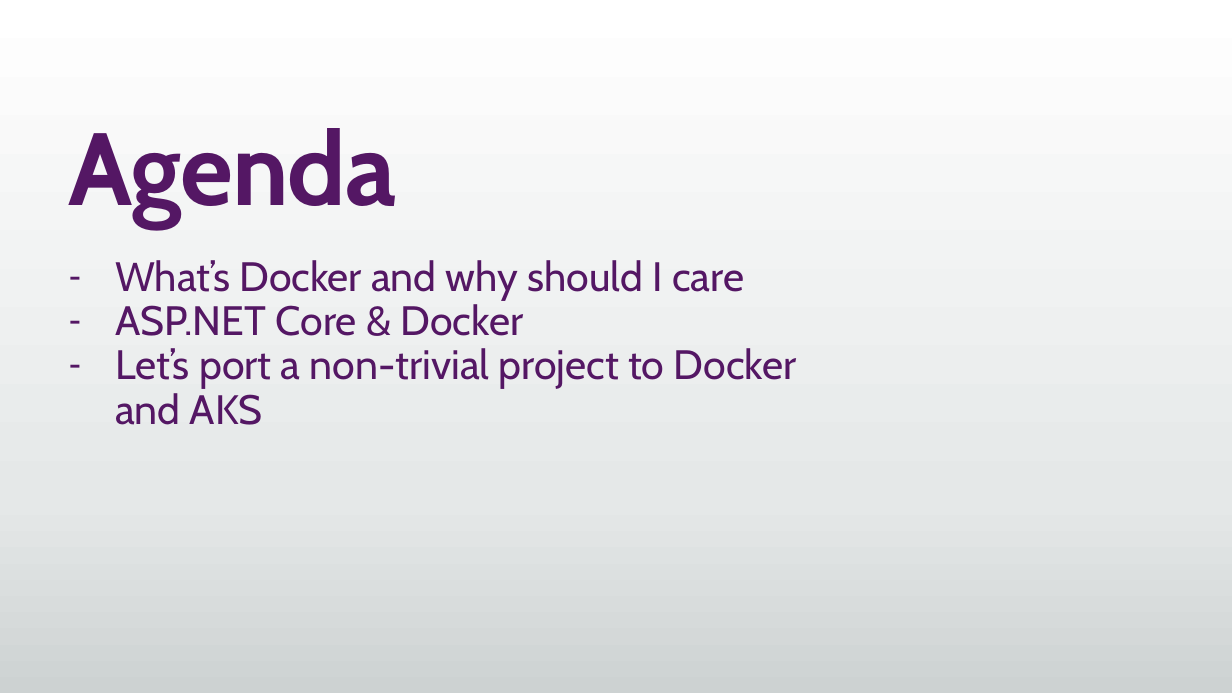
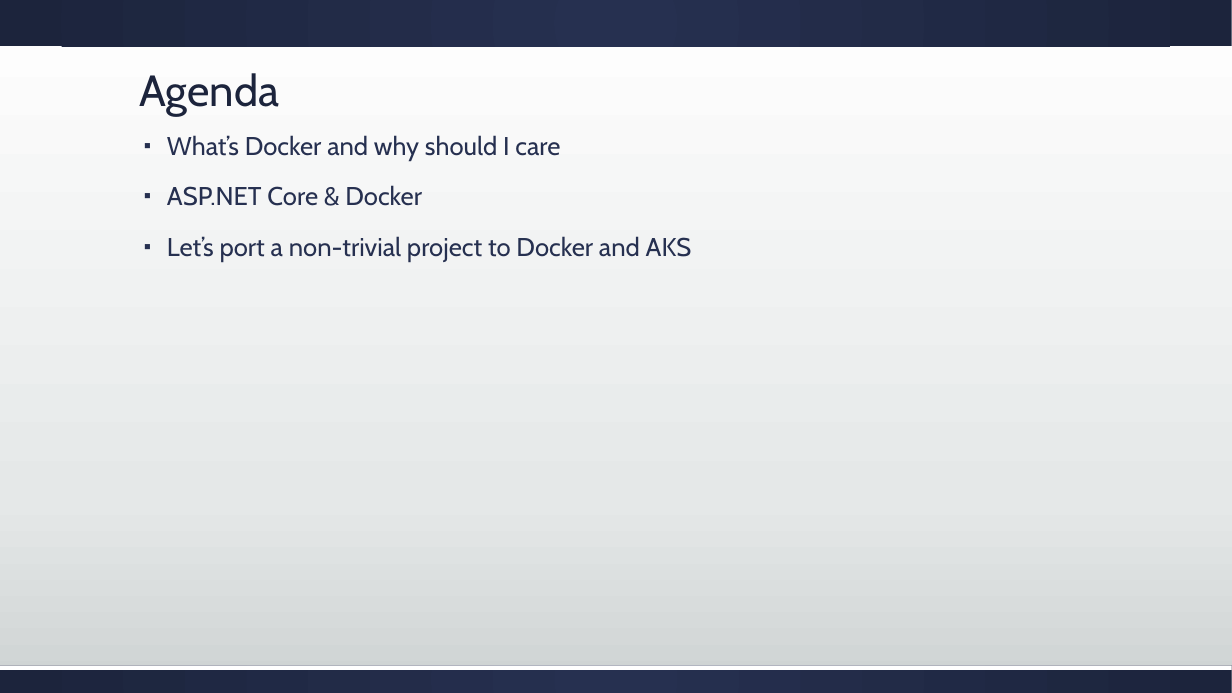
Before and after one commit to cradle77/DockerGettingStarted, a slide deck: slide 2 of slides.pptx. Drawn at 1232x693 pixels with LibreOffice and Linux fonts; fonts in the diff are those of the drawing. Boxes give left, top, right and bottom in pixels: in the first picture for what was removed or moved away, otherwise in the second. Text is boxed around its words. In the diff, an @@ line names an element or a change of style, - is before the commit and + after.

```diff
--- a/slides.pptx
+++ b/slides.pptx
@@ rectangle added at box(0, 0, 1232, 46), fill gradient #263050 to #1D243C @@
@@ title "Agenda": place and size @@
-title "Agenda" at box(69, 128, 396, 227)
+title "Agenda" at box(139, 73, 279, 117)
@@ title "Agenda" at box(139, 73, 279, 117): size 80 to 34 pt, text colour #541764 to #1D243C, letter spacing -1 to 0 pt, bold off; vertical alignment top to bottom @@
@@ text "What’s Docker and why should ...": place and size @@
-text "What’s Docker and why should ..." at box(115, 260, 797, 425)
+text "What’s Docker and why should ..." at box(167, 135, 692, 262)
@@ text "What’s Docker and why should ..." at box(167, 135, 692, 262): size 32 to 20 pt, text colour #541764 to #263050; bullet - to ▪; more space between paragraphs @@
@@ rectangle added at box(0, 665, 1232, 693), fill gradient #263050 to #1D243C @@
@@ rectangle added at box(0, 665, 1232, 670), fill #FFFFFF @@
```
Also in this commit, not shown: 8 other slides changed, 3 slides added, 2 slides removed, 31 other files.
